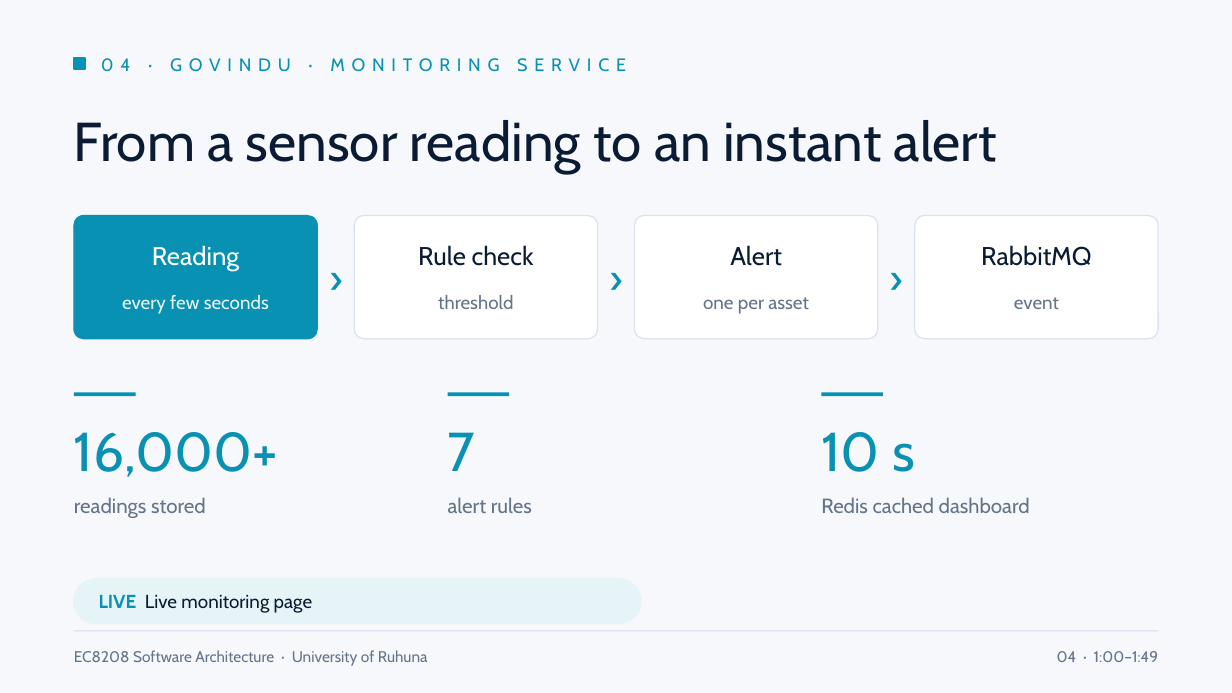
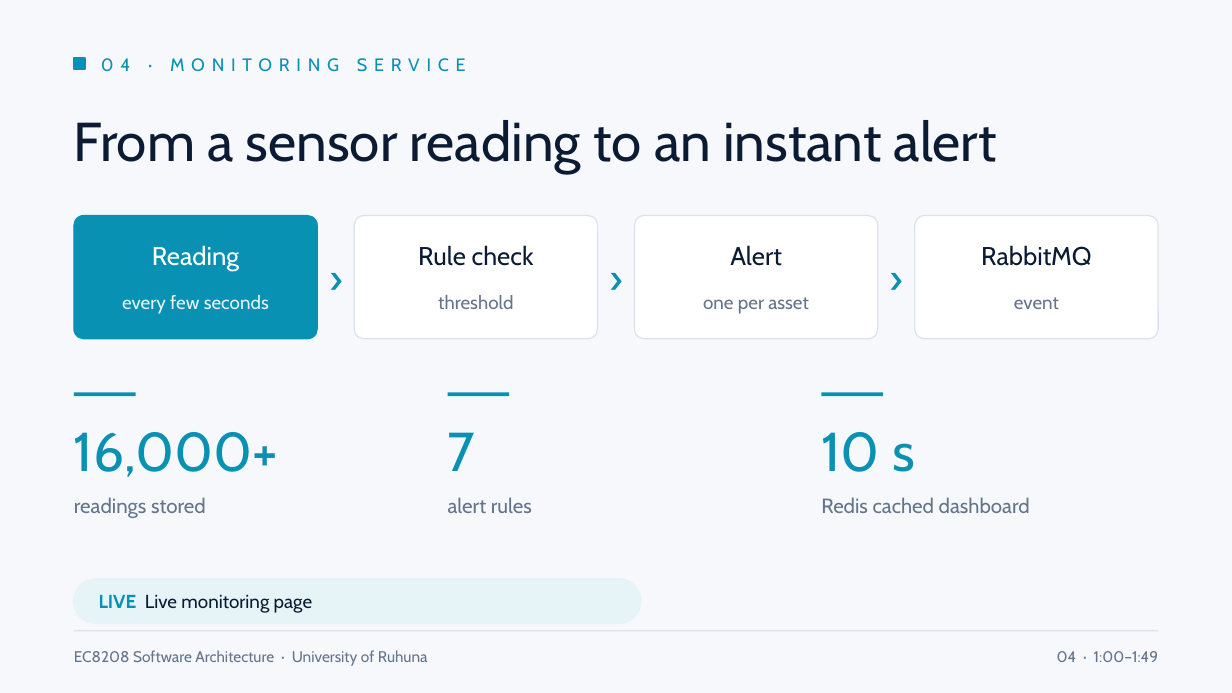
Before and after one commit to CharithManaujayaMUTEC/REOAGMS, a slide deck: slide 4 of deliverables/REOAGMS-Team-Presentation.pptx. Drawn at 1232x693 pixels with LibreOffice and Linux fonts; fonts in the diff are those of the drawing. Boxes give left, top, right and bottom in pixels: in the first picture for what was removed or moved away, otherwise in the second. Text is boxed around its words. In the diff, an @@ line names an element or a change of style, - is before the commit and + after.

```diff
--- a/deliverables/REOAGMS-Team-Presentation.pptx
+++ b/deliverables/REOAGMS-Team-Presentation.pptx
@@ text at [101,58,466,72]: text changed @@
-04 · GOVINDU · MONITORING SERVICE
+04 · MONITORING SERVICE
```
Also in this commit, not shown: 7 other slides changed, 1 other file.
